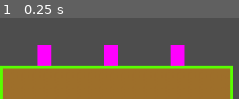
Above: before the commit, frame 1.
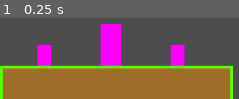
Above: after the commit, the same moment.

Repository: xwilson03/CometsCrown
Game: Godot game, scene res://world/root.tscn
The game is run twice, just before and just after one commit, with the same random seed, the same clock (stepped at 60 frames per second) and the same inputs.
Inputs:
- Up to frame 1 (0.25 s): no input

The runs differ from the first frame. In frame 1, 3.3% of the frame differs, in the area x 41-52%, y 7-60%.

Commit message:
makes astron larger

Diff:
--- a/player/astron/Astron.tscn
+++ b/player/astron/Astron.tscn
@@ -4,9 +4,11 @@
 [ext_resource type="Script" path="res://player/PlayerConfig.gd" id="1_skce3"]
 
 [sub_resource type="CapsuleShape2D" id="CapsuleShape2D_u6oph"]
+radius = 15.0
+height = 60.0
 
 [sub_resource type="PlaceholderTexture2D" id="PlaceholderTexture2D_1p5rr"]
-size = Vector2(20, 30)
+size = Vector2(30, 60)
 
 [node name="Astron" type="Node2D"]
 script = ExtResource("1_skce3")
